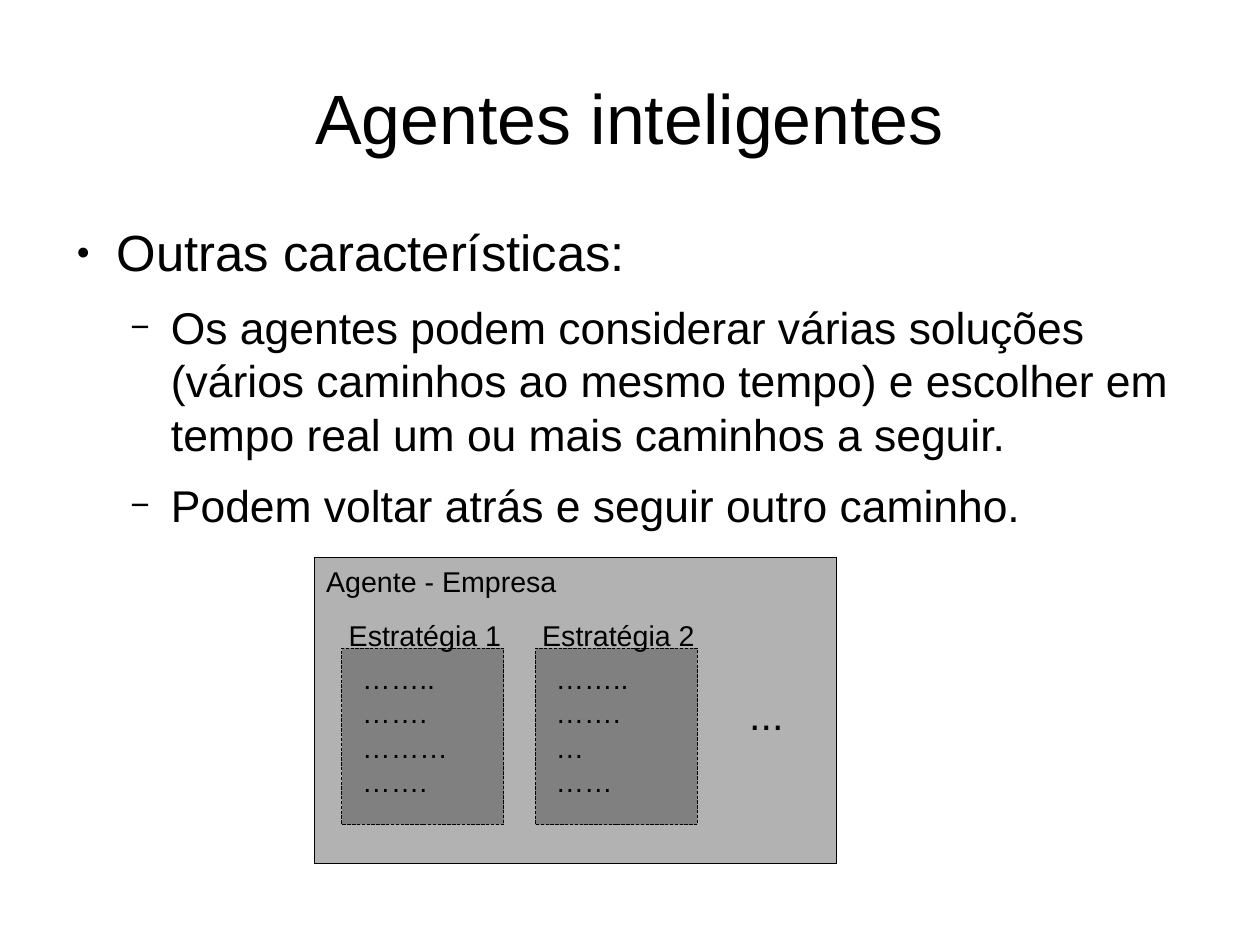
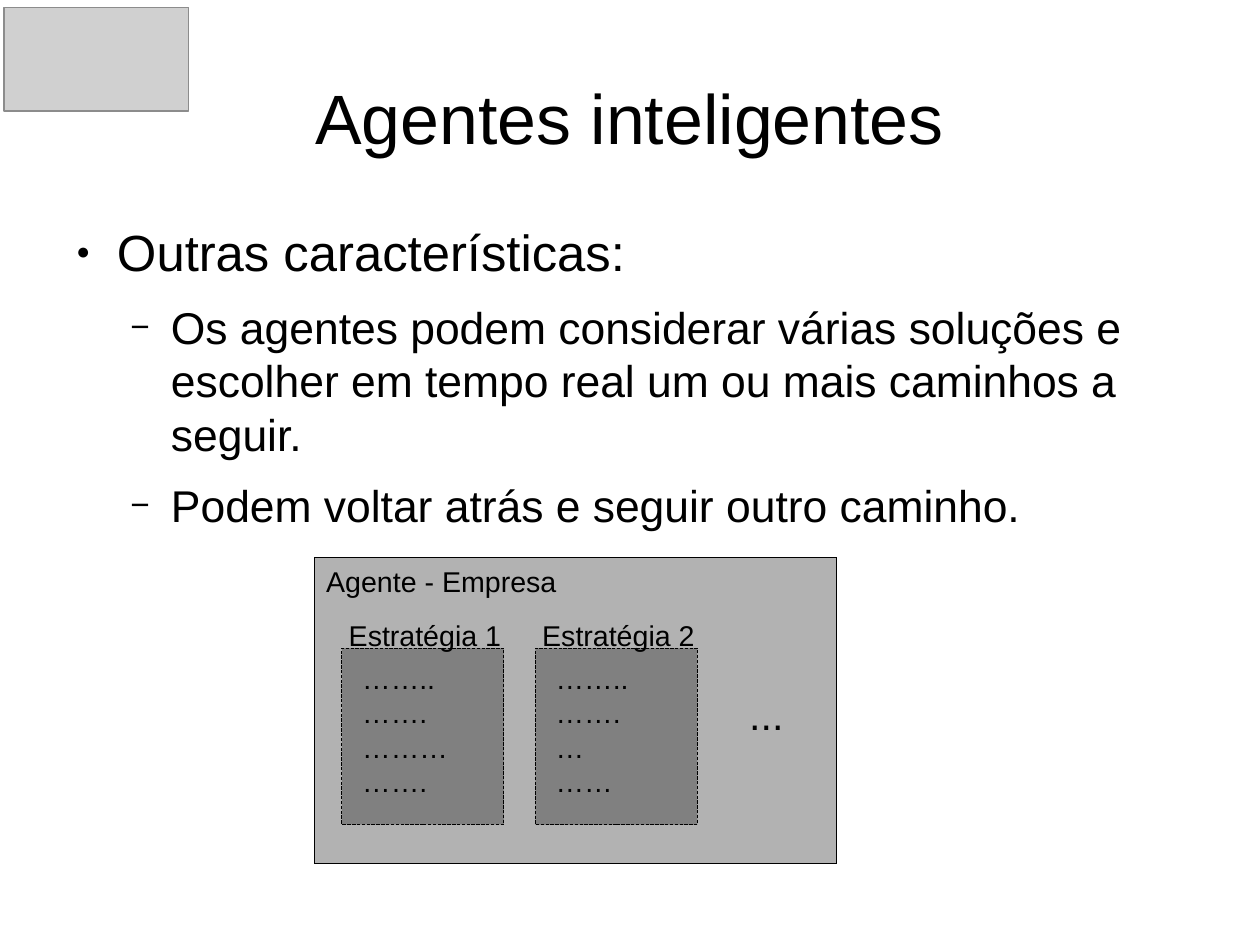
Before and after one commit to alexbprr/agent_modelling, a slide deck: slide 13 of Apresentacao_Marluvas/Marluvas_apresentacao_v2.odp. Drawn at 1260x945 pixels with LibreOffice and Linux fonts; fonts in the diff are those of the drawing; grey boxes stand for pictures. Boxes give left, top, right and bottom in pixels: in the first picture for what was removed or moved away, otherwise in the second. Text is boxed around its words. In the diff, an @@ line names an element or a change of style, - is before the commit and + after.

```diff
--- a/Apresentacao_Marluvas/Marluvas_apresentacao_v2.odp
+++ b/Apresentacao_Marluvas/Marluvas_apresentacao_v2.odp
@@ picture added at <box>5,7,190,111</box> @@
@@ text at <box>171,311,1121,460</box>: text changed @@
-  − Os agentes podem considerar várias soluções (vários caminhos ao mesmo tempo) e escolher em tempo real um ou mais caminhos a seguir.
+  − Os agentes podem considerar várias soluções e escolher em tempo real um ou mais caminhos a seguir.
```
Also in this commit, not shown: 14 other slides changed, 1 slide added, 1 slide removed.
